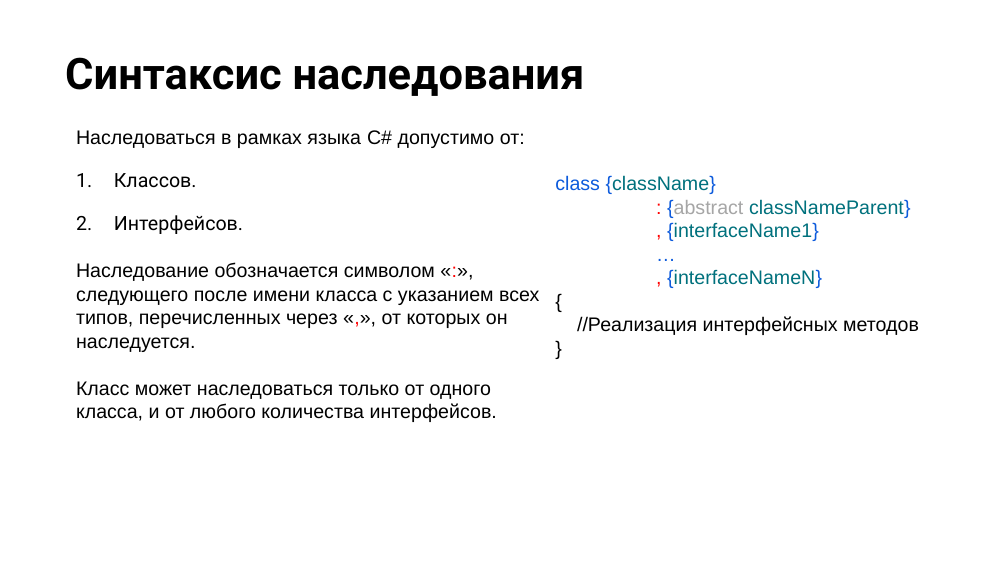
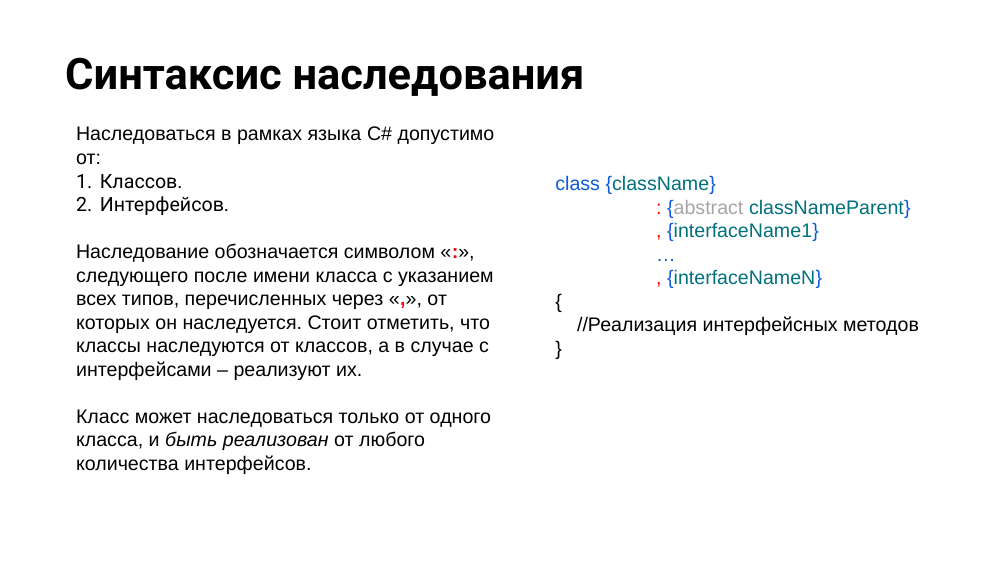
Before and after one commit to NilovPavel/OOP, a slide deck: slide 26 of ООПp.1.pptx. Drawn at 1008x567 pixels with LibreOffice and Linux fonts; fonts in the diff are those of the drawing; background and template pictures are left out. Boxes give left, top, right and bottom in pixels: in the first picture for what was removed or moved away, otherwise in the second. Text is boxed around its words. In the diff, an @@ line names an element or a change of style, - is before the commit and + after.

Commit message:
Added changes to presentation.

```diff
--- a/ООПp.1.pptx
+++ b/ООПp.1.pptx
@@ text at (x1=76, y1=126, x2=495, y2=215): line spacing 1.15 to 1; indent changed; less space between paragraphs @@
@@ text at (x1=76, y1=243, x2=494, y2=474): text changed @@
-Наследование обозначается символом «:», следующего после имени класса с указанием всех типов, перечисленных через «,», от которых он наследуется.
-Класс может наследоваться только от одного класса, и от любого количества интерфейсов.
+Наследование обозначается символом «:», следующего после имени класса с указанием всех типов, перечисленных через «,», от которых он наследуется. Стоит отметить, что классы наследуются от классов, а в случае с интерфейсами – реализуют их.
+Класс может наследоваться только от одного класса, и быть реализован от любого количества интерфейсов.
```
Also in this commit, not shown: 3 other slides changed, 1 slide removed, 15 other files.
